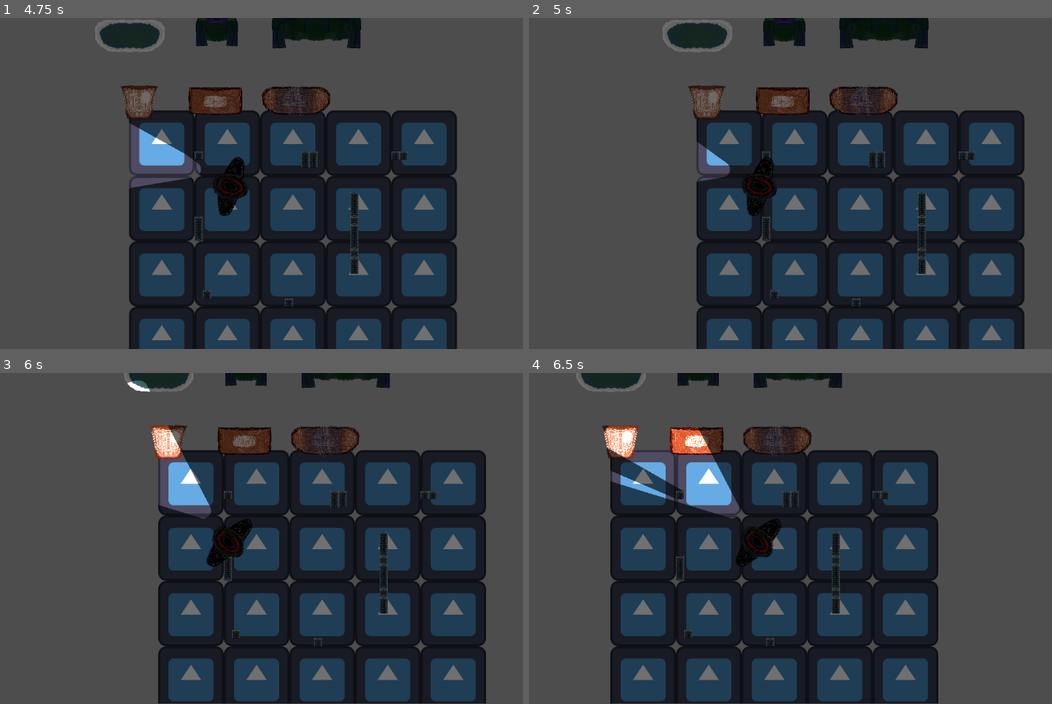
Above: before the commit, frames 1-4 (two rows, left to right).
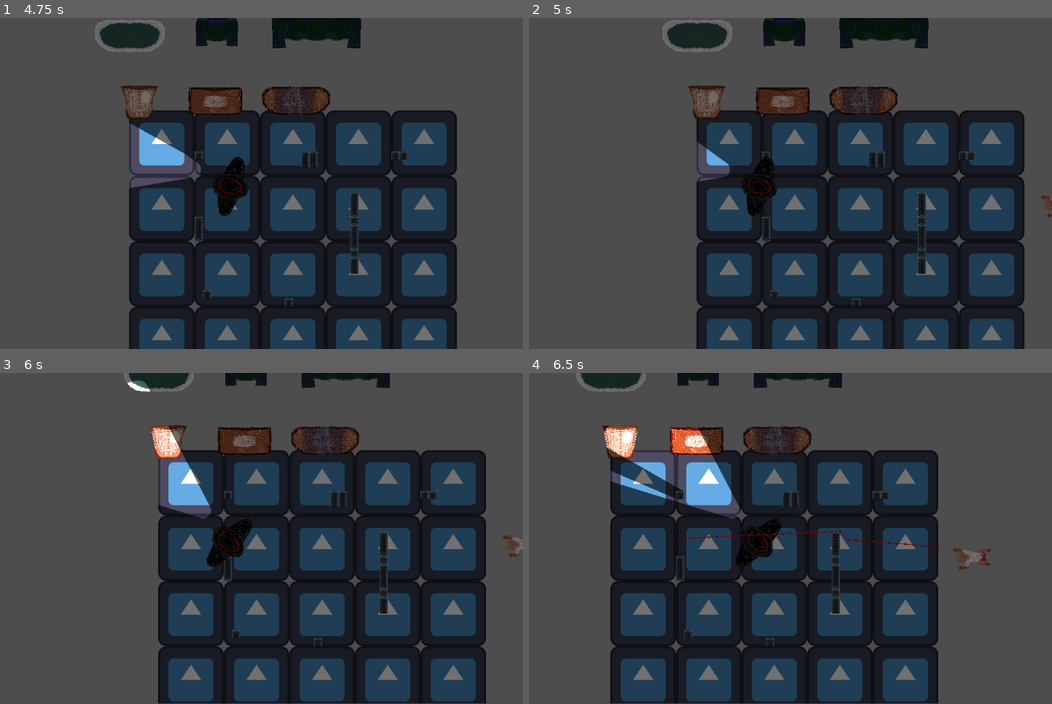
Above: after the commit, the same moments.

Repository: Bedmeister/creepy_game_project2
Game: Godot game, scene res://Scenes/Main.tscn
The game is run twice, just before and just after one commit, with the same random seed, the same clock (stepped at 60 frames per second) and the same inputs. The engine's default icon, where the game draws it, is replaced by a stand-in: a white triangle on a blue panel in a dark square.
Inputs (mouse positions are in pixels of both pictures, inside the frame that each line leads up to):
- Up to frame 1 (4.75 s): tap Enter at 0.5 s; move the mouse to (355, 166) at 0.52 s; hold Right (ui_right) 0.53-1.28 s; hold Q (pull) 0.53-1.28 s; move the mouse to (109, 200) at 1.27 s; hold Down (ui_down) 1.28-2.03 s; tap Q (pull) at 1.35, 2.85, 4.35 s; move the mouse to (287, 110) at 2.02 s; hold Right (ui_right) 2.03-2.78 s; hold Q (pull) 2.03-2.78 s; move the mouse to (198, 249) at 2.77 s; hold Up (ui_up) 2.78-3.53 s; move the mouse to (402, 233) at 3.52 s; hold Q (pull) 3.53-4.28 s; hold Left (ui_left) from 3.53 s (still down); move the mouse to (52, 133) at 4.27 s
- Up to frame 2 (5 s): keep holding Left (ui_left)
- Up to frame 3 (6 s): move the mouse to (256, 538) at 5.02 s; release Left (ui_left) at 5.03 s; hold Down (ui_down) 5.03-5.78 s; hold Q (pull) 5.03-5.78 s; move the mouse to (141, 455) at 5.77 s; hold Right (ui_right) from 5.78 s (still down); tap Q (pull) at 5.85 s
- Up to frame 4 (6.5 s): keep holding Right (ui_right)

Frame 1 is identical in both runs. In frame 2, less than 0.1% of the frame differs, in the area x 97-100%, y 53-61%; in frame 3, 0.1%; in frame 4, 0.4%, in the area x 28-89%, y 47-60%.

Commit message:
Added enemy scenes and crawler movement

Diff:
--- /dev/null
+++ b/Scenes/EnemyScenes/Zombie.tscn
@@ -0,0 +1,15 @@
+[gd_scene load_steps=3 format=3 uid="uid://bwslptfnn8dlk"]
+
+[ext_resource type="Texture2D" uid="uid://c6gsjvfh7jt5w" path="res://Assets/Enemies/Zombie/idle.png" id="1_25js6"]
+
+[sub_resource type="RectangleShape2D" id="RectangleShape2D_hyp6u"]
+size = Vector2(131, 96)
+
+[node name="CharacterBody2D" type="CharacterBody2D"]
+
+[node name="CollisionShape2D" type="CollisionShape2D" parent="."]
+position = Vector2(0.5, 8)
+shape = SubResource("RectangleShape2D_hyp6u")
+
+[node name="Sprite2D" type="Sprite2D" parent="."]
+texture = ExtResource("1_25js6")
--- /dev/null
+++ b/Scenes/EnemyScenes/crawler.tscn
@@ -0,0 +1,44 @@
+[gd_scene load_steps=5 format=3 uid="uid://dg63pxk5l5agg"]
+
+[ext_resource type="Script" path="res://Scripts/EnemyScripts/crawler.gd" id="1_yw5q8"]
+[ext_resource type="Texture2D" uid="uid://b5tkrvcytxjco" path="res://Assets/Enemies/Crawler/spr_crawler_idle.png" id="2_igxi3"]
+
+[sub_resource type="RectangleShape2D" id="RectangleShape2D_bspbo"]
+size = Vector2(69, 130)
+
+[sub_resource type="RectangleShape2D" id="RectangleShape2D_etfny"]
+size = Vector2(69.5, 126.5)
+
+[node name="CharacterBody2D" type="CharacterBody2D" groups=["Enemy"]]
+rotation = 1.5708
+scale = Vector2(0.638889, 0.596154)
+collision_layer = 2
+collision_mask = 3
+motion_mode = 1
+wall_min_slide_angle = 0.0
+script = ExtResource("1_yw5q8")
+
+[node name="AnimatedSprite2D" type="Sprite2D" parent="."]
+texture = ExtResource("2_igxi3")
+
+[node name="CollisionShape2D" type="CollisionShape2D" parent="."]
+position = Vector2(-1.5, -1)
+shape = SubResource("RectangleShape2D_bspbo")
+
+[node name="hitbox" type="Area2D" parent="." groups=["Enemy"]]
+collision_layer = 2
+collision_mask = 3
+input_pickable = false
+
+[node name="CollisionShape2D" type="CollisionShape2D" parent="hitbox"]
+position = Vector2(-1.75, -1.25)
+shape = SubResource("RectangleShape2D_etfny")
+
+[node name="NavigationAgent2D" type="NavigationAgent2D" parent="."]
+debug_enabled = true
+
+[node name="Timer" type="Timer" parent="."]
+autostart = true
+
+[connection signal="body_entered" from="hitbox" to="." method="_on_hitbox_body_entered"]
+[connection signal="timeout" from="Timer" to="." method="_on_timer_timeout"]
--- /dev/null
+++ b/Scenes/EnemyScenes/crawlerSpawner.tscn
@@ -0,0 +1,6 @@
+[gd_scene load_steps=2 format=3 uid="uid://bw3b73d7eo3y3"]
+
+[ext_resource type="Script" path="res://Scripts/EnemyScripts/crawlerspawner.gd" id="1_k57if"]
+
+[node name="Node2D" type="Node2D"]
+script = ExtResource("1_k57if")
--- /dev/null
+++ b/Scenes/EnemyScenes/vampire.tscn
@@ -0,0 +1,15 @@
+[gd_scene load_steps=3 format=3 uid="uid://b5ggjbayf1its"]
+
+[ext_resource type="Texture2D" uid="uid://ci76voo3jlxsr" path="res://Assets/Enemies/Vampire/spr_vampire_idle.png" id="1_mjpue"]
+
+[sub_resource type="RectangleShape2D" id="RectangleShape2D_xxtcj"]
+size = Vector2(85, 58)
+
+[node name="CharacterBody2D" type="CharacterBody2D"]
+
+[node name="CollisionShape2D" type="CollisionShape2D" parent="."]
+position = Vector2(1.5, 8)
+shape = SubResource("RectangleShape2D_xxtcj")
+
+[node name="Sprite2D" type="Sprite2D" parent="."]
+texture = ExtResource("1_mjpue")
--- a/Scenes/House/testFloor.tscn
+++ b/Scenes/House/testFloor.tscn
@@ -1,74 +1,144 @@
-[gd_scene load_steps=10 format=3 uid="uid://bcgmm3kwwoixs"]
+[gd_scene load_steps=11 format=3 uid="uid://bcgmm3kwwoixs"]
 
 [ext_resource type="Texture2D" uid="uid://deiaiekk627lj" path="res://icon.svg" id="1_8diuv"]
 [ext_resource type="Texture2D" uid="uid://bt5x8ovdlsd84" path="res://Assets/Tilemaps/brickTileset.png" id="2_jl7qp"]
+
+[sub_resource type="NavigationPolygon" id="NavigationPolygon_t5ue7"]
+vertices = PackedVector2Array(8, 8, -8, 8, -8, -8, 8, -8)
+polygons = Array[PackedInt32Array]([PackedInt32Array(0, 1, 2, 3)])
+outlines = Array[PackedVector2Array]([PackedVector2Array(-8, -8, 8, -8, 8, 8, -8, 8)])
+agent_radius = 0.0
 
 [sub_resource type="TileSetAtlasSource" id="TileSetAtlasSource_ffgfx"]
 texture = ExtResource("1_8diuv")
 0:0/0 = 0
+0:0/0/navigation_layer_0/polygon = SubResource("NavigationPolygon_t5ue7")
 1:0/0 = 0
+1:0/0/navigation_layer_0/polygon = SubResource("NavigationPolygon_t5ue7")
 2:0/0 = 0
+2:0/0/navigation_layer_0/polygon = SubResource("NavigationPolygon_t5ue7")
 3:0/0 = 0
+3:0/0/navigation_layer_0/polygon = SubResource("NavigationPolygon_t5ue7")
 4:0/0 = 0
+4:0/0/navigation_layer_0/polygon = SubResource("NavigationPolygon_t5ue7")
 5:0/0 = 0
+5:0/0/navigation_layer_0/polygon = SubResource("NavigationPolygon_t5ue7")
 6:0/0 = 0
+6:0/0/navigation_layer_0/polygon = SubResource("NavigationPolygon_t5ue7")
 7:0/0 = 0
+7:0/0/navigation_layer_0/polygon = SubResource("NavigationPolygon_t5ue7")
 0:1/0 = 0
+0:1/0/navigation_layer_0/polygon = SubResource("NavigationPolygon_t5ue7")
 1:1/0 = 0
+1:1/0/navigation_layer_0/polygon = SubResource("NavigationPolygon_t5ue7")
 2:1/0 = 0
+2:1/0/navigation_layer_0/polygon = SubResource("NavigationPolygon_t5ue7")
 3:1/0 = 0
+3:1/0/navigation_layer_0/polygon = SubResource("NavigationPolygon_t5ue7")
 4:1/0 = 0
+4:1/0/navigation_layer_0/polygon = SubResource("NavigationPolygon_t5ue7")
 5:1/0 = 0
+5:1/0/navigation_layer_0/polygon = SubResource("NavigationPolygon_t5ue7")
 6:1/0 = 0
+6:1/0/navigation_layer_0/polygon = SubResource("NavigationPolygon_t5ue7")
 7:1/0 = 0
+7:1/0/navigation_layer_0/polygon = SubResource("NavigationPolygon_t5ue7")
 0:2/0 = 0
+0:2/0/navigation_layer_0/polygon = SubResource("NavigationPolygon_t5ue7")
 1:2/0 = 0
+1:2/0/navigation_layer_0/polygon = SubResource("NavigationPolygon_t5ue7")
 2:2/0 = 0
+2:2/0/navigation_layer_0/polygon = SubResource("NavigationPolygon_t5ue7")
 3:2/0 = 0
+3:2/0/navigation_layer_0/polygon = SubResource("NavigationPolygon_t5ue7")
 4:2/0 = 0
+4:2/0/navigation_layer_0/polygon = SubResource("NavigationPolygon_t5ue7")
 5:2/0 = 0
+5:2/0/navigation_layer_0/polygon = SubResource("NavigationPolygon_t5ue7")
 6:2/0 = 0
+6:2/0/navigation_layer_0/polygon = SubResource("NavigationPolygon_t5ue7")
 7:2/0 = 0
+7:2/0/navigation_layer_0/polygon = SubResource("NavigationPolygon_t5ue7")
 0:3/0 = 0
+0:3/0/navigation_layer_0/polygon = SubResource("NavigationPolygon_t5ue7")
 1:3/0 = 0
+1:3/0/navigation_layer_0/polygon = SubResource("NavigationPolygon_t5ue7")
 2:3/0 = 0
+2:3/0/navigation_layer_0/polygon = SubResource("NavigationPolygon_t5ue7")
 3:3/0 = 0
+3:3/0/navigation_layer_0/polygon = SubResource("NavigationPolygon_t5ue7")
 4:3/0 = 0
+4:3/0/navigation_layer_0/polygon = SubResource("NavigationPolygon_t5ue7")
 5:3/0 = 0
+5:3/0/navigation_layer_0/polygon = SubResource("NavigationPolygon_t5ue7")
 6:3/0 = 0
+6:3/0/navigation_layer_0/polygon = SubResource("NavigationPolygon_t5ue7")
 7:3/0 = 0
+7:3/0/navigation_layer_0/polygon = SubResource("NavigationPolygon_t5ue7")
 0:4/0 = 0
+0:4/0/navigation_layer_0/polygon = SubResource("NavigationPolygon_t5ue7")
 1:4/0 = 0
+1:4/0/navigation_layer_0/polygon = SubResource("NavigationPolygon_t5ue7")
 2:4/0 = 0
+2:4/0/navigation_layer_0/polygon = SubResource("NavigationPolygon_t5ue7")
 3:4/0 = 0
+3:4/0/navigation_layer_0/polygon = SubResource("NavigationPolygon_t5ue7")
 4:4/0 = 0
+4:4/0/navigation_layer_0/polygon = SubResource("NavigationPolygon_t5ue7")
 5:4/0 = 0
+5:4/0/navigation_layer_0/polygon = SubResource("NavigationPolygon_t5ue7")
 6:4/0 = 0
+6:4/0/navigation_layer_0/polygon = SubResource("NavigationPolygon_t5ue7")
 7:4/0 = 0
+7:4/0/navigation_layer_0/polygon = SubResource("NavigationPolygon_t5ue7")
 0:5/0 = 0
+0:5/0/navigation_layer_0/polygon = SubResource("NavigationPolygon_t5ue7")
 1:5/0 = 0
+1:5/0/navigation_layer_0/polygon = SubResource("NavigationPolygon_t5ue7")
 2:5/0 = 0
+2:5/0/navigation_layer_0/polygon = SubResource("NavigationPolygon_t5ue7")
 3:5/0 = 0
+3:5/0/navigation_layer_0/polygon = SubResource("NavigationPolygon_t5ue7")
 4:5/0 = 0
+4:5/0/navigation_layer_0/polygon = SubResource("NavigationPolygon_t5ue7")
 5:5/0 = 0
+5:5/0/navigation_layer_0/polygon = SubResource("NavigationPolygon_t5ue7")
 6:5/0 = 0
+6:5/0/navigation_layer_0/polygon = SubResource("NavigationPolygon_t5ue7")
 7:5/0 = 0
+7:5/0/navigation_layer_0/polygon = SubResource("NavigationPolygon_t5ue7")
 0:6/0 = 0
+0:6/0/navigation_layer_0/polygon = SubResource("NavigationPolygon_t5ue7")
 1:6/0 = 0
+1:6/0/navigation_layer_0/polygon = SubResource("NavigationPolygon_t5ue7")
 2:6/0 = 0
+2:6/0/navigation_layer_0/polygon = SubResource("NavigationPolygon_t5ue7")
 3:6/0 = 0
+3:6/0/navigation_layer_0/polygon = SubResource("NavigationPolygon_t5ue7")
 4:6/0 = 0
+4:6/0/navigation_layer_0/polygon = SubResource("NavigationPolygon_t5ue7")
 5:6/0 = 0
+5:6/0/navigation_layer_0/polygon = SubResource("NavigationPolygon_t5ue7")
 6:6/0 = 0
+6:6/0/navigation_layer_0/polygon = SubResource("NavigationPolygon_t5ue7")
 7:6/0 = 0
+7:6/0/navigation_layer_0/polygon = SubResource("NavigationPolygon_t5ue7")
 0:7/0 = 0
+0:7/0/navigation_layer_0/polygon = SubResource("NavigationPolygon_t5ue7")
 1:7/0 = 0
+1:7/0/navigation_layer_0/polygon = SubResource("NavigationPolygon_t5ue7")
 2:7/0 = 0
+2:7/0/navigation_layer_0/polygon = SubResource("NavigationPolygon_t5ue7")
 3:7/0 = 0
+3:7/0/navigation_layer_0/polygon = SubResource("NavigationPolygon_t5ue7")
 4:7/0 = 0
+4:7/0/navigation_layer_0/polygon = SubResource("NavigationPolygon_t5ue7")
 5:7/0 = 0
+5:7/0/navigation_layer_0/polygon = SubResource("NavigationPolygon_t5ue7")
 6:7/0 = 0
+6:7/0/navigation_layer_0/polygon = SubResource("NavigationPolygon_t5ue7")
 7:7/0 = 0
+7:7/0/navigation_layer_0/polygon = SubResource("NavigationPolygon_t5ue7")
 
 [sub_resource type="OccluderPolygon2D" id="OccluderPolygon2D_pn356"]
 polygon = PackedVector2Array(-8, -8, 8, -8, 8, 8, -8, 8)
@@ -143,6 +213,7 @@
 [sub_resource type="TileSet" id="TileSet_nmuuw"]
 occlusion_layer_0/light_mask = 1
 physics_layer_0/collision_layer = 1
+navigation_layer_0/layers = 1
 sources/0 = SubResource("TileSetAtlasSource_ffgfx")
 sources/1 = SubResource("TileSetAtlasSource_ahaoj")
 
--- a/Scenes/Main.tscn
+++ b/Scenes/Main.tscn
@@ -9,6 +9,7 @@
 [ext_resource type="PackedScene" uid="uid://bicky71uy4yvc" path="res://Scenes/Furniture/chair.tscn" id="7_puk4e"]
 [ext_resource type="PackedScene" uid="uid://dqdgish6x24gy" path="res://Scenes/Furniture/couch.tscn" id="8_iikn2"]
 [ext_resource type="PackedScene" uid="uid://rdhg74yt0kbk" path="res://Scenes/Furniture/bed.tscn" id="9_qkn7m"]
+[ext_resource type="PackedScene" uid="uid://bw3b73d7eo3y3" path="res://Scenes/EnemyScenes/crawlerSpawner.tscn" id="10_071hr"]
 
 [node name="Main" type="Node"]
 
@@ -16,35 +17,38 @@
 show_behind_parent = true
 position = Vector2(16, 62)
 
-[node name="CharacterBody2D" parent="." instance=ExtResource("1_db7ni")]
+[node name="myHero" parent="." instance=ExtResource("1_db7ni")]
 
 [node name="small_dresser" parent="." node_paths=PackedStringArray("pull_marker") instance=ExtResource("3_gmco7")]
 position = Vector2(-236, -178)
-pull_marker = NodePath("../CharacterBody2D/puller/pull_marker")
+pull_marker = NodePath("../myHero/puller/pull_marker")
 
 [node name="large_dresser" parent="." node_paths=PackedStringArray("pull_marker") instance=ExtResource("4_w0rbr")]
 position = Vector2(-86, -183)
-pull_marker = NodePath("../CharacterBody2D/puller/pull_marker")
+pull_marker = NodePath("../myHero/puller/pull_marker")
 
 [node name="table" parent="." node_paths=PackedStringArray("pull_marker") instance=ExtResource("5_2irpj")]
 position = Vector2(69, -184)
 angular_damp = 22.0
-pull_marker = NodePath("../CharacterBody2D/puller/pull_marker")
+pull_marker = NodePath("../myHero/puller/pull_marker")
 
 [node name="chair" parent="." node_paths=PackedStringArray("pull_marker") instance=ExtResource("7_puk4e")]
 position = Vector2(-85, -320)
-pull_marker = NodePath("../CharacterBody2D/puller/pull_marker")
+pull_marker = NodePath("../myHero/puller/pull_marker")
 
 [node name="couch" parent="." node_paths=PackedStringArray("pull_marker") instance=ExtResource("8_iikn2")]
 position = Vector2(119, -337)
-pull_marker = NodePath("../CharacterBody2D/puller/pull_marker")
+pull_marker = NodePath("../myHero/puller/pull_marker")
 
 [node name="bed" parent="." node_paths=PackedStringArray("pull_marker") instance=ExtResource("9_qkn7m")]
 position = Vector2(-55, -463)
-pull_marker = NodePath("../CharacterBody2D/puller/pull_marker")
+pull_marker = NodePath("../myHero/puller/pull_marker")
 
 [node name="bathtub" parent="." node_paths=PackedStringArray("pull_marker") instance=ExtResource("4_lvbdt")]
 position = Vector2(-267, -310)
-pull_marker = NodePath("../CharacterBody2D/puller/pull_marker")
+pull_marker = NodePath("../myHero/puller/pull_marker")
 
-[editable path="CharacterBody2D"]
+[node name="crawlerSpawner" parent="." instance=ExtResource("10_071hr")]
+position = Vector2(453, 27)
+
+[editable path="myHero"]
--- a/Scenes/Player/my_hero.tscn
+++ b/Scenes/Player/my_hero.tscn
@@ -12,6 +12,8 @@
 b = Vector2(25, 0)
 
 [node name="CharacterBody2D" type="CharacterBody2D" groups=["player"]]
+collision_layer = 3
+collision_mask = 3
 motion_mode = 1
 script = ExtResource("1_fvkqk")
 
@@ -19,7 +21,7 @@
 rotation = 1.5708
 texture = ExtResource("1_7obyx")
 
-[node name="hitbox" type="CollisionShape2D" parent="."]
+[node name="hitbox" type="CollisionShape2D" parent="." groups=["player"]]
 position = Vector2(-7, -6)
 shape = SubResource("RectangleShape2D_h8vtb")
 
--- /dev/null
+++ b/Scripts/EnemyScripts/crawler.gd
@@ -0,0 +1,35 @@
+extends CharacterBody2D
+
+
+const SPEED = 50.0
+const JUMP_VELOCITY = -400.0
+var player = null;
+@onready var nav := $NavigationAgent2D as NavigationAgent2D # nav agent used to make move toward pos. of hero in regards to environment
+var targetNode # create var for future use of locatating hero
+
+func _physics_process(delta: float) -> void:
+	var dir = to_local(nav.get_next_path_position()).normalized()
+	velocity = dir * SPEED
+	move_and_slide()
+
+
+
+
+	#if targetNode:#used to find hero
+		#print("found the hero!")
+	#	position = position.move_toward(targetNode.position, 2) #moves enemy towards hero.
+	#else:
+	#	print("hero doesnt exist.")
+
+func makePath() -> void:
+	targetNode = get_node_or_null("/root/Main/myHero") #assigns hero to targetnode
+	nav.target_position = targetNode.global_position
+
+func _on_hitbox_body_entered(body: Node2D) -> void: # Detects hit player
+	player = body
+	if body.is_in_group("player"):
+		print("-10 hp")
+
+
+func _on_timer_timeout() -> void:
+	makePath() # Replace with function body.
--- /dev/null
+++ b/Scripts/EnemyScripts/crawlerspawner.gd
@@ -0,0 +1,22 @@
+extends Node2D
+
+var spawnInterval = 300
+var spawnTimer = spawnInterval
+var enemy = preload("res://Scenes/EnemyScenes/crawler.tscn")
+
+
+# Called when the node enters the scene tree for the first time.
+func _ready() -> void:
+	pass # Replace with function body.
+
+
+# Called every frame. 'delta' is the elapsed time since the previous frame.
+func _process(delta: float) -> void:
+
+	spawnTimer -= 1
+	if spawnTimer <1:
+		spawnTimer =spawnInterval
+
+		var instance = enemy.instantiate()
+		instance.position = position
+		get_tree().current_scene.add_child(instance)
--- a/project.godot
+++ b/project.godot
@@ -21,6 +21,7 @@
 player=""
 Puller=""
 puller=""
+Enemy=""
 
 [input]
 
Not shown: 1 places in Scenes/Main.tscn that only renumber resources
